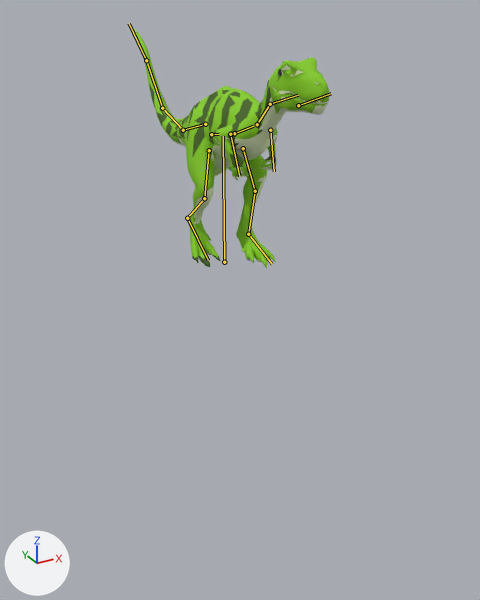
A saved change to the glTF model packages/client/public/models/raptor.glb.
Rendered twice from a 50 mm lens placed at (-2.17, -4.19, 1.7), pointed at (0.05, -0.16, -0.31). The axes (+X, +Y, +Z) are drawn at lower left. The lights are the same throughout. The older version comes first. Both versions are drawn at frame 25 of the action 'emote_backflip'; the numbers are the values there. The bones that bend it are drawn over the model as lines.

The first picture shows 'raptor'.
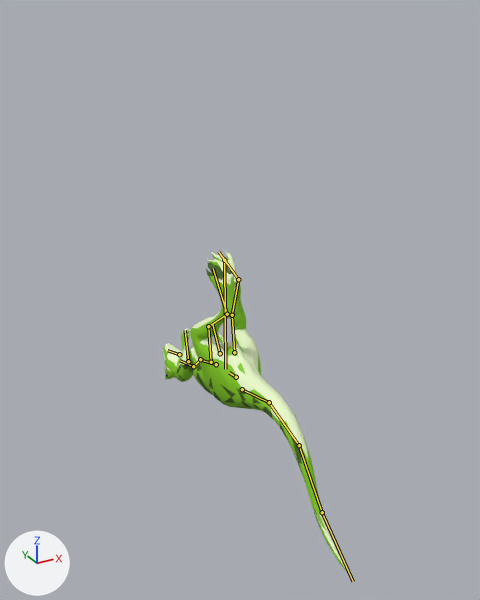
Where the change shows, as pixel boxes [x1, y1, x2, y2] in the pictures (480 x 600 px):
'raptor', posed (6% narrower, 34% taller): before [131, 28, 329, 268]; after [163, 252, 349, 573]
bone 'root', root to tip: before (224, 262) to (223, 136); after (224, 260) to (225, 369)
bone 'arm.L', root to tip: before (230, 134) to (239, 176); after (188, 361) to (185, 330)
bone 'thigh.L', root to tip: before (209, 150) to (204, 198); after (211, 362) to (208, 326)
bone 'shin.L', root to tip: before (204, 198) to (187, 218); after (208, 326) to (227, 314)
bone 'thigh.R', root to tip: before (243, 148) to (255, 191); after (234, 352) to (232, 315)
bone 'shin.R', root to tip: before (255, 191) to (248, 234); after (232, 315) to (238, 279)

Diff of the bpy script that builds the scene:
```diff
--- a/packages/client/public/models/raptor.glb.py
+++ b/packages/client/public/models/raptor.glb.py
@@ bone_root @@
 bone_root = bpy.data.objects['raptor_rig'].pose.bones['root']
-bone_root.location = (0.0, -0.055, 0.0)
-bone_root.rotation_quaternion = (-1.0, 0.0, 0.0, 0.0)  # degrees (0, 0, 0)
+bone_root.location = (0.0, -0.04, 0.0)
+bone_root.rotation_quaternion = (0.0, 1.0, 0.0, 0.0)  # degrees (180, 0, 0)
@@ bone_arm_l @@
 bone_arm_l = bpy.data.objects['raptor_rig'].pose.bones['arm.L']  # child of 'spine'
-bone_arm_l.rotation_quaternion = (0.999, -0.05, 0.0, 0.0)  # degrees (-6, 0, 0)
+bone_arm_l.rotation_quaternion = (1.0, -0.028, 0.0, 0.0)  # degrees (-3, 0, 0)
@@ bone_thigh_l @@
 bone_thigh_l = bpy.data.objects['raptor_rig'].pose.bones['thigh.L']  # child of 'hips'
-bone_thigh_l.rotation_quaternion = (0.996, 0.094, 0.0, 0.0)  # degrees (11, 0, 0)
+bone_thigh_l.rotation_quaternion = (0.998, 0.062, 0.0, 0.0)  # degrees (7, 0, 0)
@@ bone_shin_l @@
 bone_shin_l = bpy.data.objects['raptor_rig'].pose.bones['shin.L']  # child of 'thigh.L'
-bone_shin_l.rotation_quaternion = (0.995, -0.103, 0.0, 0.0)  # degrees (-12, 0, 0)
+bone_shin_l.rotation_quaternion = (0.998, -0.066, 0.0, 0.0)  # degrees (-8, 0, 0)
@@ bone_thigh_r @@
 bone_thigh_r = bpy.data.objects['raptor_rig'].pose.bones['thigh.R']  # child of 'hips'
-bone_thigh_r.rotation_quaternion = (0.996, 0.094, 0.0, 0.0)  # degrees (11, 0, 0)
+bone_thigh_r.rotation_quaternion = (0.998, 0.062, 0.0, 0.0)  # degrees (7, 0, 0)
@@ bone_shin_r @@
 bone_shin_r = bpy.data.objects['raptor_rig'].pose.bones['shin.R']  # child of 'thigh.R'
-bone_shin_r.rotation_quaternion = (0.995, -0.103, 0.0, 0.0)  # degrees (-12, 0, 0)
+bone_shin_r.rotation_quaternion = (0.998, -0.066, 0.0, 0.0)  # degrees (-8, 0, 0)
```
